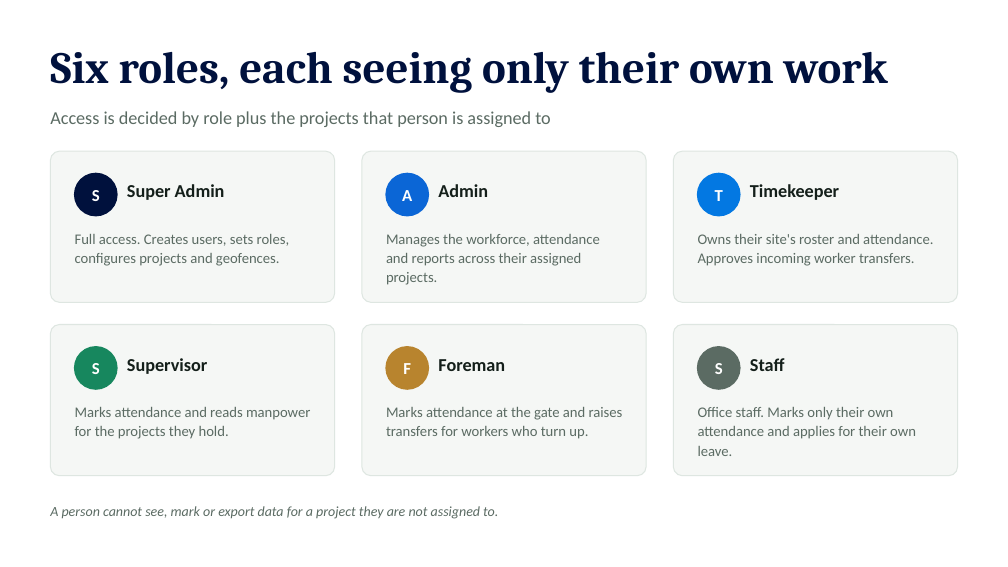
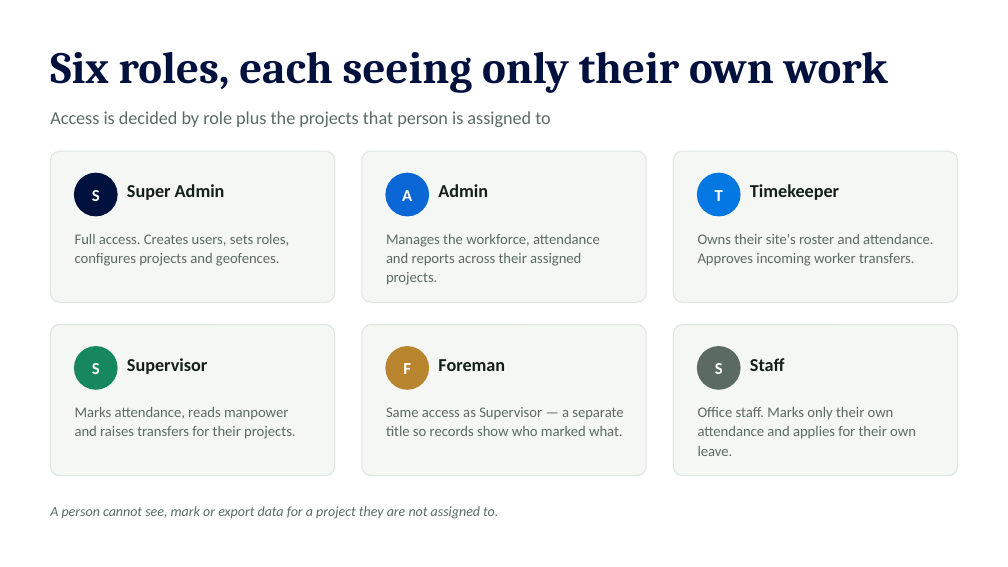
Before and after one commit to ui-sameerkhan/mini-agent-sameer, a slide deck: slide 6 of docs/SitePulse_HR_Presentation.pptx. Drawn at 1008x567 pixels with LibreOffice and Linux fonts; fonts in the diff are those of the drawing. Boxes give left, top, right and bottom in pixels: in the first picture for what was removed or moved away, otherwise in the second. Text is boxed around its words. In the diff, an @@ line names an element or a change of style, - is before the commit and + after.

```diff
--- a/docs/SitePulse_HR_Presentation.pptx
+++ b/docs/SitePulse_HR_Presentation.pptx
@@ text at (75,407,295,439): text changed @@
-Marks attendance and reads manpower for the projects they hold.
+Marks attendance, reads manpower and raises transfers for their projects.
@@ text at (386,407,623,436): text changed @@
-Marks attendance at the gate and raises transfers for workers who turn up.
+Same access as Supervisor — a separate title so records show who marked what.
```
Also in this commit, not shown: 1 other file.
